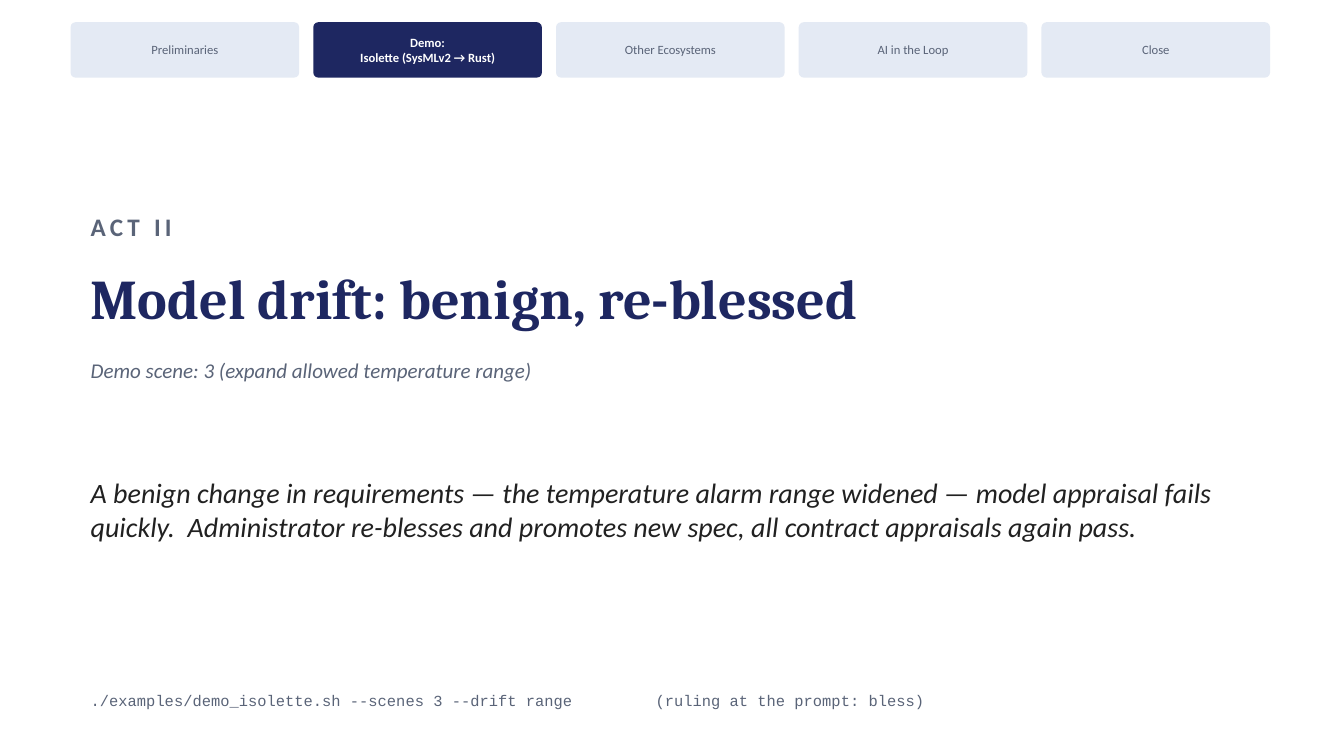
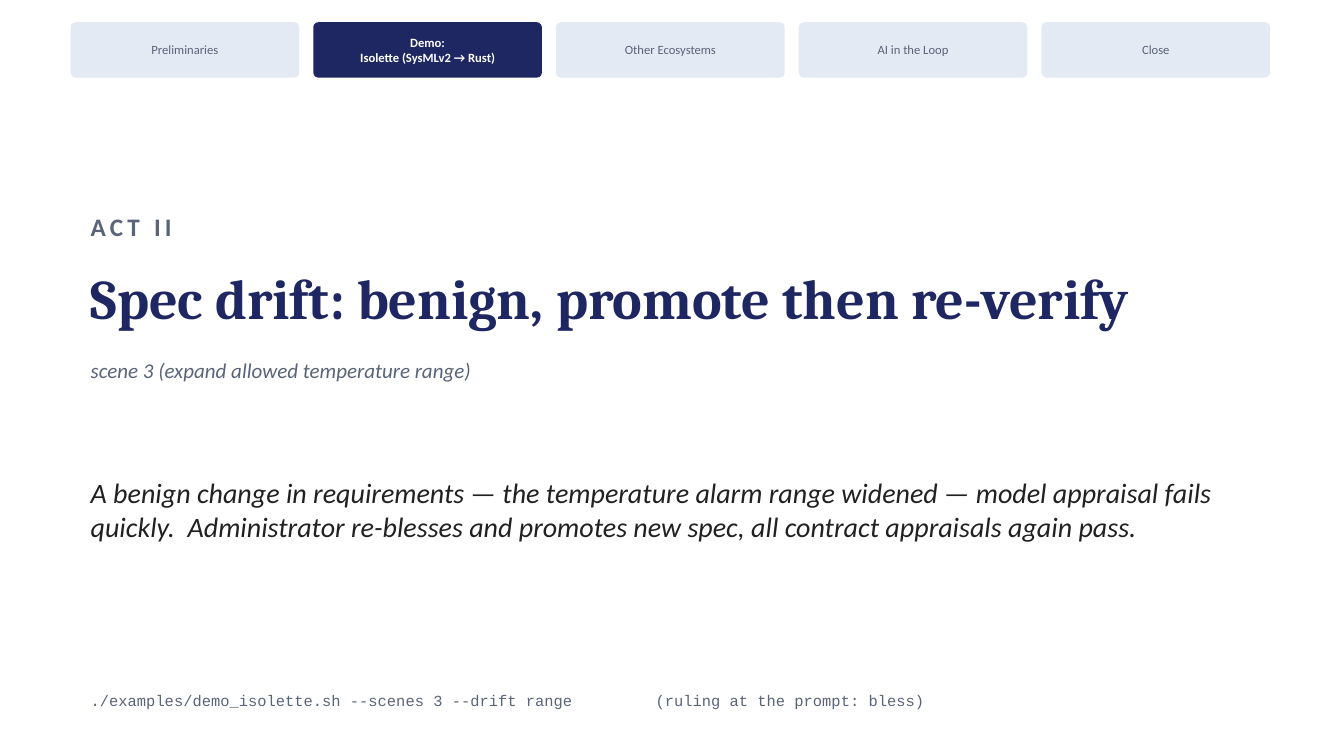
Before and after one commit to ku-sldg/pybb, a slide deck: slide 10 of docs/video_slides_draft.pptx. Drawn at 1344x756 pixels with LibreOffice and Linux fonts; fonts in the diff are those of the drawing. Boxes give left, top, right and bottom in pixels: in the first picture for what was removed or moved away, otherwise in the second. Text is boxed around its words. In the diff, an @@ line names an element or a change of style, - is before the commit and + after.

```diff
--- a/docs/video_slides_draft.pptx
+++ b/docs/video_slides_draft.pptx
@@ text at <box>91,279,1128,332</box>: text changed @@
-Model drift: benign, re-blessed
+Spec drift: benign, promote then re-verify
@@ text at <box>91,363,471,382</box>: text changed @@
-Demo scene: 3 (expand allowed temperature range)
+scene 3 (expand allowed temperature range)
```
Also in this commit, not shown: 4 other slides changed, 2 slides added, 1 other file.
